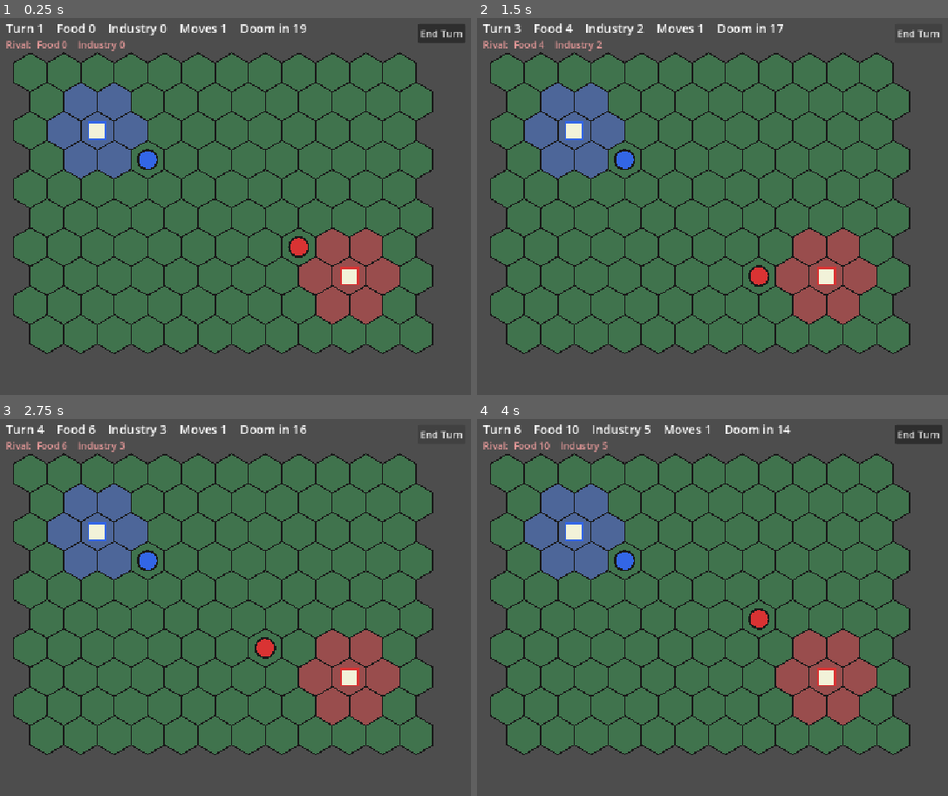
Above: before the commit, frames 1-4 (two rows, left to right).
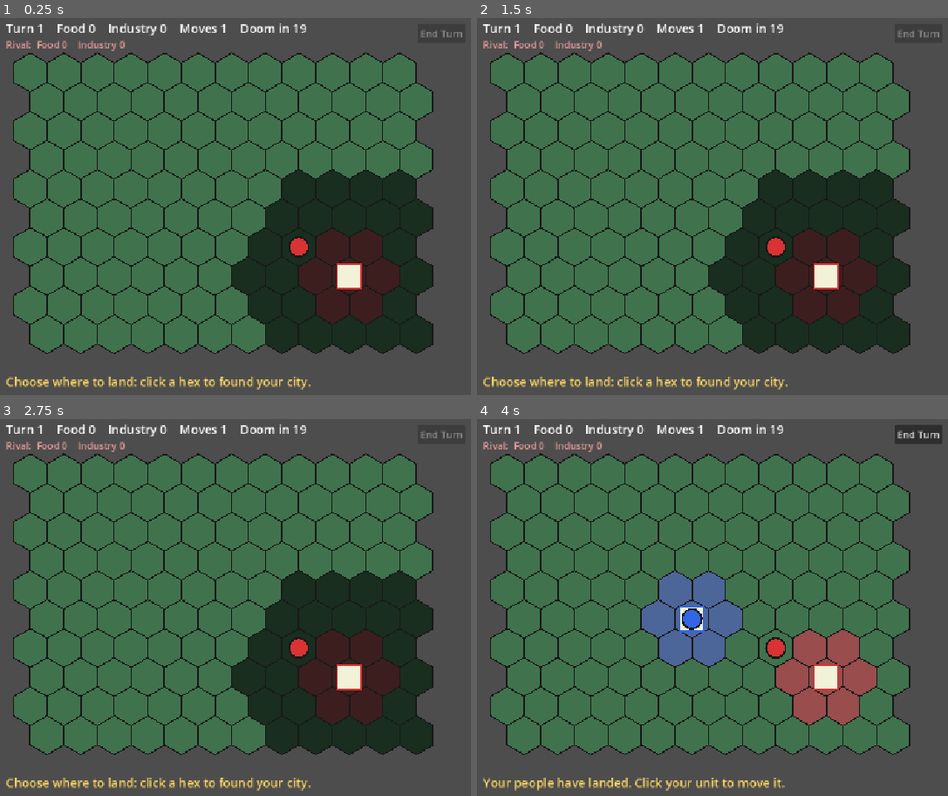
Above: after the commit, the same moments.

Repository: BnanaSkully/after-ragnorok-prototype
Game: Godot game, scene res://main.tscn
Same seed, same stepped clock (60 frames per second), same inputs: the game is played once before the commit and once after it.
Inputs (mouse positions are in pixels of both pictures, inside the frame that each line leads up to):
- Up to frame 1 (0.25 s): no input
- Up to frame 2 (1.5 s): click (919, 33) at 0.5 s, where only the run before the commit has a clickable "End Turn"; click (919, 33) at 1.25 s, where only the run before the commit has a clickable "End Turn"
- Up to frame 3 (2.75 s): click (442, 434) at 2 s, where only the run before the commit has a clickable "End Turn"
- Up to frame 4 (4 s): tap Enter at 2.75 s; move the mouse to (outside the picture) at 2.77 s; click (outside the picture) at 2.92 s; tap Space at 3.5 s; move the mouse to (679, 630) at 3.52 s; click (679, 630) at 3.67 s

The runs differ from the first frame. In frame 1, 20% of the frame differs, in the area x 1-99%, y 3-99%; in frame 2, 20%, in the area x 1-99%, y 1-99%; in frame 3, 20%; in frame 4, 9.7%.

Commit message:
Add the Landing: the player picks where to found their city
The game now starts with no player city or unit. Hexes within 3 of
the rival's city are darkened and can't be chosen; hovering a valid
hex highlights it. Clicking one founds the city there, places the
unit on it and enables End Turn. Also adds a hex_distance helper and
makes city squares larger so they stay visible under a unit.

Co-Authored-By: Claude Opus 5.5 <noreply@anthropic.com>
Claude-Session: https://claude.ai/code/session_01Kpeg7E5nkYcPnqopYPPAon

Diff:
--- a/main.gd
+++ b/main.gd
@@ -6,6 +6,10 @@
 const OFFSET := Vector2(60, 100)
 const DOOM_TURN := 20 # the turn the Doom arrives and the game ends
 const NO_CELL := Vector2i(-1, -1)
+const MIN_LANDING_DISTANCE := 4 # how many hexes away from the rival's city you must land
+
+# The stages of a game. LANDING = choosing where to found your city.
+enum Phase { LANDING, PLAYING }
 
 # Everything one side owns. Each faction gets its own copy of these,
 # so the player and the rival keep separate cities, units and resources.
@@ -28,10 +32,13 @@
 		city_pos = p_city
 		unit_pos = p_unit_pos
 
-var player := Faction.new("Player", Color(0.3, 0.4, 0.6), Color(0.2, 0.4, 0.9), Vector2i(2, 2), Vector2i(3, 3))
+# The player has no city or unit until they land (see try_land below).
+var player := Faction.new("Player", Color(0.3, 0.4, 0.6), Color(0.2, 0.4, 0.9), NO_CELL, NO_CELL)
 var rival := Faction.new("Rival", Color(0.6, 0.3, 0.3), Color(0.85, 0.2, 0.2), Vector2i(9, 7), Vector2i(8, 6))
 var factions: Array[Faction] = [player, rival]
 
+var phase := Phase.LANDING
+var hover_cell := NO_CELL # the hex under the mouse while landing
 var unit_selected := false
 var turn := 1
 var game_over := false
@@ -44,9 +51,35 @@
 	end_turn_button.position = Vector2(700, 20)
 	end_turn_button.pressed.connect(end_turn)
 	add_child(end_turn_button)
+	start_landing()
+
+# Landing: the player has no city or unit yet and must pick a hex to settle.
+func start_landing() -> void:
+	phase = Phase.LANDING
+	player.city_pos = NO_CELL
+	player.unit_pos = NO_CELL
+	player.unit_alive = false
+	end_turn_button.disabled = true
+	message = "Choose where to land: click a hex to found your city."
+	queue_redraw()
+
+func can_land_at(cell: Vector2i) -> bool:
+	return in_bounds(cell) and hex_distance(cell, rival.city_pos) >= MIN_LANDING_DISTANCE
+
+func try_land(cell: Vector2i) -> void:
+	if not can_land_at(cell):
+		return
+	player.city_pos = cell
+	player.unit_pos = cell # the unit starts standing on the new city
+	player.unit_alive = true
+	phase = Phase.PLAYING
+	hover_cell = NO_CELL
+	end_turn_button.disabled = false
+	message = "Your people have landed. Click your unit to move it."
+	queue_redraw()
 
 func end_turn() -> void:
-	if game_over:
+	if game_over or phase != Phase.PLAYING:
 		return
 	message = ""
 	rival_take_turn()
@@ -56,7 +89,7 @@
 		f.industry += 1
 		f.unit_moves = 1
 		# A destroyed unit returns at its city, as long as the city hex is free.
-		if not f.unit_alive and not unit_at(f.city_pos):
+		if not f.unit_alive and f.city_pos != NO_CELL and not unit_at(f.city_pos):
 			f.unit_alive = true
 			f.unit_pos = f.city_pos
 	unit_selected = false
@@ -120,6 +153,15 @@
 		pts.append(center + Vector2(cos(a), sin(a)) * HEX_SIZE)
 	return pts
 
+# How many steps apart two hexes are. Converts our offset rows into
+# "cube" hex coordinates, where distance is easy to work out.
+func hex_distance(a: Vector2i, b: Vector2i) -> int:
+	var aq := a.x - (a.y - (a.y & 1)) / 2
+	var bq := b.x - (b.y - (b.y & 1)) / 2
+	var dq := aq - bq
+	var dr := a.y - b.y
+	return (absi(dq) + absi(dr) + absi(dq + dr)) / 2
+
 func is_neighbour(a: Vector2i, b: Vector2i) -> bool:
 	return in_bounds(b) and a != b and hex_center(a).distance_to(hex_center(b)) < HEX_SIZE * 1.9
 
@@ -145,8 +187,13 @@
 			var pts := hex_points(hex_center(c))
 			var fill := Color(0.25, 0.45, 0.3)
 			for f in factions:
-				if c == f.city_pos or is_neighbour(f.city_pos, c):
+				if f.city_pos != NO_CELL and (c == f.city_pos or is_neighbour(f.city_pos, c)):
 					fill = f.territory_color
+			if phase == Phase.LANDING:
+				if not can_land_at(c):
+					fill = fill.darkened(0.6) # too close to the rival
+				elif c == hover_cell:
+					fill = Color(0.9, 0.75, 0.3)
 			if unit_selected and is_neighbour(player.unit_pos, c):
 				var other := unit_at(c)
 				if not other:
@@ -158,9 +205,11 @@
 			draw_polyline(pts, Color(0.1, 0.1, 0.1), 2.0)
 
 	for f in factions:
+		if f.city_pos == NO_CELL:
+			continue
 		var cc := hex_center(f.city_pos)
-		draw_rect(Rect2(cc - Vector2(14, 14), Vector2(28, 28)), Color(0.95, 0.95, 0.85))
-		draw_rect(Rect2(cc - Vector2(14, 14), Vector2(28, 28)), f.unit_color, false, 3.0)
+		draw_rect(Rect2(cc - Vector2(20, 20), Vector2(40, 40)), Color(0.95, 0.95, 0.85))
+		draw_rect(Rect2(cc - Vector2(20, 20), Vector2(40, 40)), f.unit_color, false, 3.0)
 
 	for f in factions:
 		if not f.unit_alive:
@@ -187,6 +236,15 @@
 
 func _unhandled_input(event: InputEvent) -> void:
 	if game_over:
+		return
+	if phase == Phase.LANDING:
+		if event is InputEventMouseMotion:
+			var cell := cell_at(get_local_mouse_position())
+			if cell != hover_cell:
+				hover_cell = cell
+				queue_redraw()
+		elif event is InputEventMouseButton and event.pressed and event.button_index == MOUSE_BUTTON_LEFT:
+			try_land(cell_at(get_local_mouse_position()))
 		return
 	if event is InputEventMouseButton and event.pressed and event.button_index == MOUSE_BUTTON_LEFT:
 		var cell := cell_at(get_local_mouse_position())
Not shown, changed: CLAUDE.md
